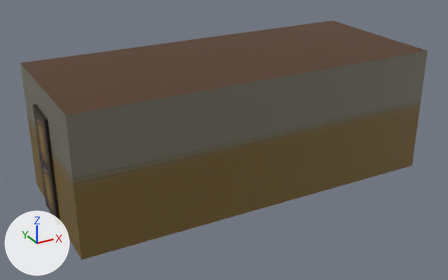
Before and after pictures for a commit that changed the OBJ model concept-art/flur_oben.obj.
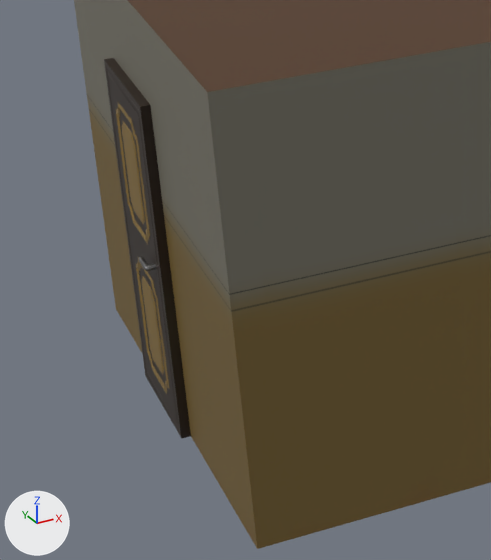
There are two pictures of each version: one whole from a 50 mm lens placed at (-4.79, -9.97, 5.79), pointed at (0.82, 0.22, 0.69), one close up on the part from 0% to 35% of the width and 31% to 94% of the height. The lights are fixed; the arrows at lower left show +X, +Y and +Z. Where no turn or scale is listed for an object, it has been applied to the vertices.

In view in the first close-up: 'Cube', 'door1_Cube.003', 'door1_hinge_Plane.001'.
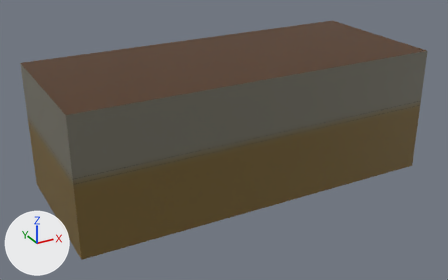
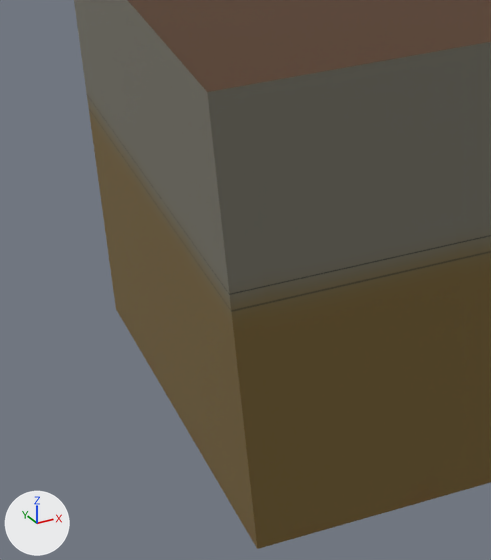
Changed parts and their boxes (x1, y1, x2, y2) in the close-ups (491 x 560 px):
'door1_Cube.003', deleted
    before: (104, 58, 191, 438)
'door1_hinge_Plane.001', deleted
    before: (138, 257, 156, 271)

What changed in the scene script:
```text
Remove ob_door1_cube_003:
    ob_door1_cube_003 = bpy.data.objects.new('door1_Cube.003', me_door1_cube_003)
    ob_door1_cube_003.location = (0.0, 0.0, 0.0)
Remove ob_door1_hinge_plane_001:
    ob_door1_hinge_plane_001 = bpy.data.objects.new('door1_hinge_Plane.001', me_door1_hinge_plane_001)
    ob_door1_hinge_plane_001.location = (0.0, 0.0, 0.0)
```
